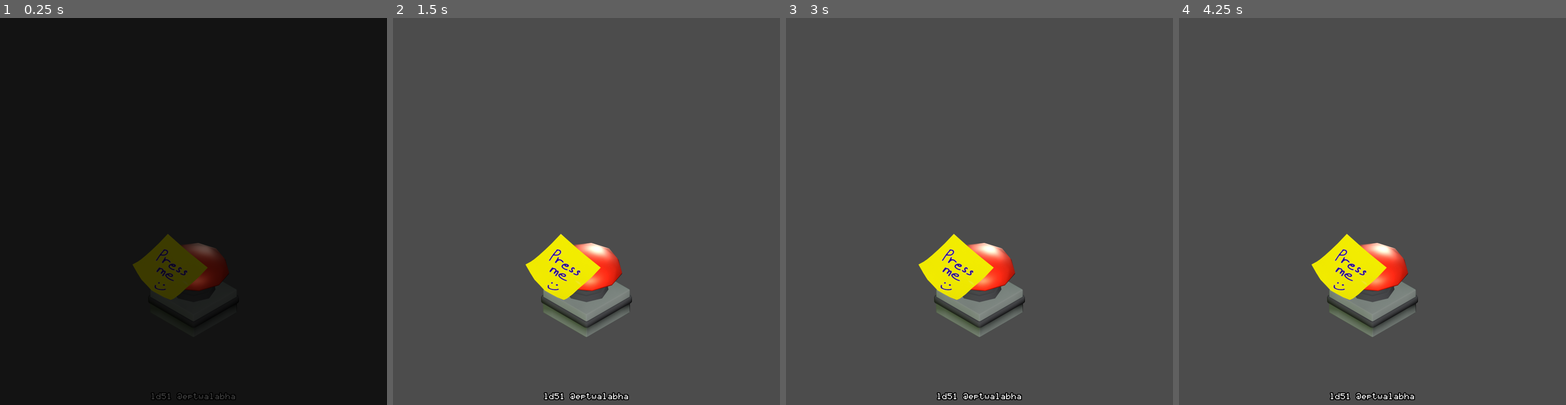
Above: before the commit, frames 1-4 (left to right).
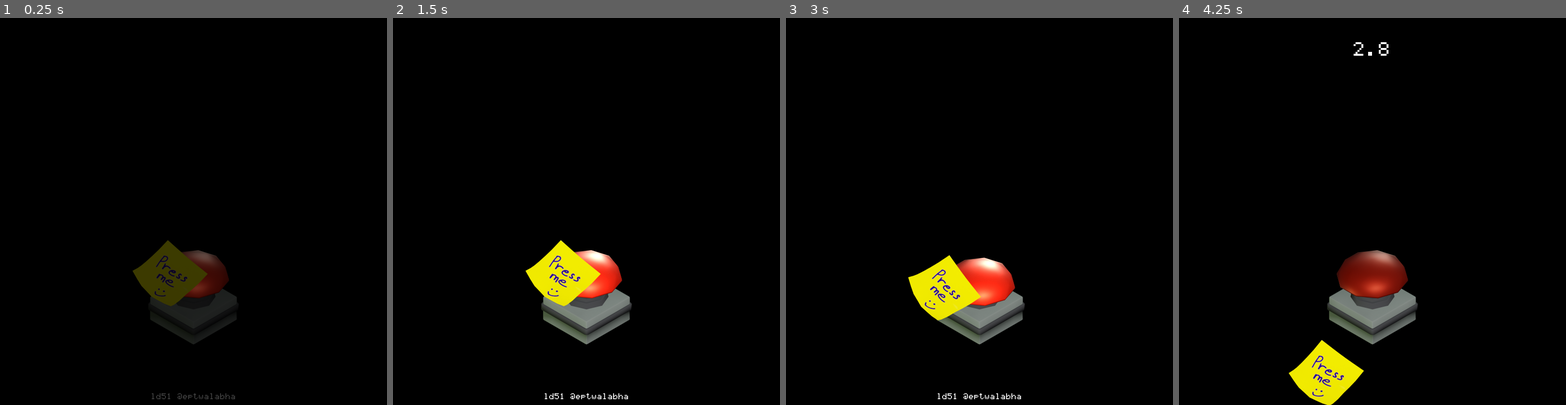
Above: after the commit, the same moments.

Repository: Eptwalabha/ld51
Game: Godot game, scene res://scenes/Game.tscn
Two runs of this game, one before a commit and one after it. Both use one fixed random seed, a clock stepped at 60 frames per second and the inputs below.
Inputs (mouse positions are in pixels of both pictures, inside the frame that each line leads up to):
- Up to frame 1 (0.25 s): no input
- Up to frame 2 (1.5 s): drag from (586, 300) to (625, 126) at 0.52 s; tap Enter at 1.25 s; drag from (586, 300) to (567, 288) at 1.27 s
- Up to frame 3 (3 s): tap Space at 2 s; move the mouse to (1018, 126) at 2.02 s; press the mouse at (1018, 126) at 2.03 s; release the mouse at (1018, 126) at 2.75 s; tap Enter at 2.75 s; drag from (960, 288) to (863, 153) at 2.77 s
- Up to frame 4 (4.25 s): move the mouse to (1488, 269) at 3.52 s; press the mouse at (1488, 269) at 3.53 s

The runs differ from the first frame. In frame 1, 1.5% of the frame differs, in the area x 34-62%, y 55-80%; in frame 2, 98%; in frame 3, 98%; in frame 4, 99%, in the area x 0-100%, y 0-100%.

Commit message:
power + levels wip

Diff:
--- a/project.godot
+++ b/project.godot
@@ -20,6 +20,11 @@
 "path": "res://scenes/ui/Fade.gd"
 }, {
 "base": "Node2D",
+"class": "PowerArea",
+"language": "GDScript",
+"path": "res://scenes/item/bg/PowerArea.gd"
+}, {
+"base": "Node2D",
 "class": "StickyNote",
 "language": "GDScript",
 "path": "res://scenes/item/sticky/StickyNote.gd"
@@ -27,6 +32,7 @@
 _global_script_class_icons={
 "Buzzer": "",
 "Fade": "",
+"PowerArea": "",
 "StickyNote": ""
 }
 
@@ -35,6 +41,10 @@
 config/name="ld51b"
 run/main_scene="res://scenes/Game.tscn"
 config/icon="res://icon.png"
+
+[autoload]
+
+Dialogs="*res://script/dialogs.gd"
 
 [display]
 
--- a/scenes/Game.gd
+++ b/scenes/Game.gd
@@ -10,6 +10,7 @@
 var game_started: bool = false
 var game_over: bool = false
 var press_count: int = 0
+var level_end: bool = true
 
 onready var count_down : Label = $"%CountDown"
 onready var dialog : RichTextLabel = $"%Dialog"
@@ -17,9 +18,25 @@
 onready var sticky : StickyNote = $"%Sticky"
 onready var fade : Fade = $"%Fade"
 onready var eptwalabha : Label = $"%Eptwalabha"
+onready var powerArea : PowerArea = $BG/PowerArea
 
 export(float) var duration : float = 10.0
 export(float) var extra_time : float = 1.0
+
+enum LEVEL {
+	NOTHING,
+	INTRO,
+	NEED_POWER,
+	NO_CAP,
+	INTRO2,
+	MOVE1,
+	MOVE2,
+	NO_COUNTER,
+	DONT_TURN_LIGHT,
+	MOVE_RANDOM,
+	LIGHT_TOO_SOON,
+	IN_THE_DARK,
+}
 
 func _ready() -> void:
 	count_down.hide()
@@ -27,11 +44,11 @@
 	fade.fade_in()
 
 func _process(delta: float) -> void:
-	if !game_started or game_over:
+	if !game_started or game_over or level_end:
 		return
 
 	if remaining <= 0:
-		buzzer.turn_light()
+		turn_on_buzzer_light()
 		if abs(remaining) > extra_time :
 			remaining = extra_time
 			buzzer.turn_light(false)
@@ -49,29 +66,55 @@
 
 func _on_Buzzer_pressed() -> void:
 	press_count += 1
+	level_end = true
 	if !game_started:
+		sticky.fall()
 		buzzer.play_sound(true)
-		start_game()
 	else:
 		if remaining <= 0 and (abs(remaining) <= extra_time):
 			buzzer.play_sound(true)
-			next_level()
 		else:
 			buzzer.play_sound(false)
 			game_over()
 
 func start_game() -> void:
 	eptwalabha.visible = false
+	game_started = true
 	next_level()
 
+func turn_on_buzzer_light() -> void:
+	match press_count:
+		LEVEL.DONT_TURN_LIGHT:
+			pass
+		_:
+			buzzer.turn_light()
+
+func move_buzzer_at_random() -> void:
+	buzzer.global_position = Vector2(100, 200) + Vector2(600, 400) * randf()
+
 func next_level() -> void:
-	if press_count == 1:
-		sticky.fall()
-	game_started = true
 	buzzer.reset()
+	var new_buzzer_position: = Vector2(400, 600)
 	buzzer.turn_light(false)
+	count_down.visible = true
+	powerArea.visible = false
+	match press_count:
+		LEVEL.IN_THE_DARK:
+			buzzer.in_the_dark()
+		LEVEL.LIGHT_TOO_SOON:
+			$Timer.start(2.0)
+		LEVEL.NEED_POWER:
+			powerArea.visible = true
+			buzzer.draggable = true
+			buzzer.powered = false
+		LEVEL.NO_COUNTER:
+			count_down.visible = false
+		LEVEL.NO_CAP:
+			buzzer.with_cap = false
+			buzzer.update_buzzer_state()
+	buzzer.global_position = new_buzzer_position
+	level_end = false
 	remaining = duration
-	count_down.visible = true
 
 func game_over() -> void:
 	game_over = true
@@ -83,9 +126,32 @@
 func _on_Fade_finished(_fade_in: bool) -> void:
 	pass
 
-
 func _on_Buzzer_drag_stopped() -> void:
-	print("poc!")
+	pass
 
 func _on_Buzzer_drag_started() -> void:
 	pass
+
+func _on_PowerArea_entered() -> void:
+	buzzer.powered = true
+
+func _on_PowerArea_exited() -> void:
+	buzzer.powered = false
+
+func _on_Timer_timeout() -> void:
+	match press_count:
+		LEVEL.LIGHT_TOO_SOON:
+			buzzer.turn_light(true)
+
+func _on_Buzzer_hidden_in_the_dark() -> void:
+	match press_count:
+		LEVEL.IN_THE_DARK:
+			move_buzzer_at_random()
+
+func _on_Buzzer_press_finished() -> void:
+	if game_over:
+		return
+	if press_count == LEVEL.INTRO:
+		start_game()
+	else:
+		next_level()
--- a/scenes/Game.tscn
+++ b/scenes/Game.tscn
@@ -1,6 +1,7 @@
-[gd_scene load_steps=11 format=2]
+[gd_scene load_steps=12 format=2]
 
 [ext_resource path="res://scenes/Game.gd" type="Script" id=1]
+[ext_resource path="res://scenes/item/bg/PowerArea.tscn" type="PackedScene" id=2]
 [ext_resource path="res://assets/sound/booing-crowd.mp3" type="AudioStream" id=3]
 [ext_resource path="res://assets/sound/loosing.mp3" type="AudioStream" id=4]
 [ext_resource path="res://scenes/ui/Fade.tscn" type="PackedScene" id=5]
@@ -84,18 +85,32 @@
 script = ExtResource( 1 )
 duration = 3.0
 
+[node name="ColorRect" type="ColorRect" parent="."]
+margin_left = -38.0
+margin_top = -44.0
+margin_right = 852.0
+margin_bottom = 846.0
+mouse_filter = 2
+color = Color( 0, 0, 0, 1 )
+
+[node name="BG" type="Node2D" parent="."]
+
+[node name="PowerArea" parent="BG" instance=ExtResource( 2 )]
+visible = false
+position = Vector2( 624, 242 )
+
 [node name="Camera2D" type="Camera2D" parent="."]
 anchor_mode = 0
 current = true
 
 [node name="Buzzer" parent="." instance=ExtResource( 8 )]
 unique_name_in_owner = true
-position = Vector2( 400, 585 )
+position = Vector2( 400, 600 )
 scale = Vector2( 0.5, 0.5 )
 
 [node name="Sticky" parent="." instance=ExtResource( 6 )]
 unique_name_in_owner = true
-position = Vector2( 350, 517 )
+position = Vector2( 350, 530 )
 
 [node name="CanvasLayer" type="CanvasLayer" parent="."]
 
@@ -201,8 +216,14 @@
 rotation = 1.57079
 shape = SubResource( 3 )
 
+[node name="Timer" type="Timer" parent="."]
+
+[connection signal="entered" from="BG/PowerArea" to="." method="_on_PowerArea_entered"]
 [connection signal="drag_started" from="Buzzer" to="." method="_on_Buzzer_drag_started"]
 [connection signal="drag_stopped" from="Buzzer" to="." method="_on_Buzzer_drag_stopped"]
+[connection signal="hidden_in_the_dark" from="Buzzer" to="." method="_on_Buzzer_hidden_in_the_dark"]
+[connection signal="press_finished" from="Buzzer" to="." method="_on_Buzzer_press_finished"]
 [connection signal="pressed" from="Buzzer" to="." method="_on_Buzzer_pressed"]
 [connection signal="finished" from="CanvasLayer/Control/Fade" to="." method="_on_Fade_finished"]
 [connection signal="animation_finished" from="AnimationPlayer" to="." method="_on_AnimationPlayer_animation_finished"]
+[connection signal="timeout" from="Timer" to="." method="_on_Timer_timeout"]
--- /dev/null
+++ b/scenes/item/bg/PowerArea.gd
@@ -0,0 +1,15 @@
+class_name PowerArea
+extends Node2D
+
+signal entered
+signal exited
+
+func _on_Area2D_area_entered(_area: Area2D) -> void:
+	if !visible:
+		return
+	emit_signal("entered")
+
+func _on_Area2D_area_exited(_area: Area2D) -> void:
+	if !visible:
+		return
+	emit_signal("exited")
--- /dev/null
+++ b/scenes/item/bg/PowerArea.tscn
@@ -0,0 +1,30 @@
+[gd_scene load_steps=3 format=2]
+
+[ext_resource path="res://scenes/item/bg/PowerArea.gd" type="Script" id=1]
+
+[sub_resource type="RectangleShape2D" id=1]
+extents = Vector2( 128, 128 )
+
+[node name="PowerArea" type="Node2D"]
+script = ExtResource( 1 )
+
+[node name="Area2D" type="Area2D" parent="."]
+
+[node name="CollisionShape2D" type="CollisionShape2D" parent="Area2D"]
+shape = SubResource( 1 )
+
+[node name="Polygon2D" type="Polygon2D" parent="."]
+color = Color( 0.254902, 0.509804, 1, 0.196078 )
+polygon = PoolVector2Array( -128, -128, 128, -128, 128, 128, -128, 128 )
+
+[node name="Corner" type="Position2D" parent="."]
+position = Vector2( 128, -128 )
+
+[node name="Lightning" type="Polygon2D" parent="Corner"]
+position = Vector2( -26, 33 )
+rotation = 0.698931
+color = Color( 0.928106, 0.980469, 0.0229797, 1 )
+offset = Vector2( -200, 64 )
+polygon = PoolVector2Array( 206.336, -79.7752, 205.701, -47.8911, 214.888, -55.6119, 210.58, -14.1095, 206.377, -39.3154, 199.61, -34.9337, 194.763, -60.9051, 190.048, -55.6358, 183.671, -80.3204 )
+
+[connection signal="area_entered" from="Area2D" to="." method="_on_Area2D_area_entered"]
--- a/scenes/item/buzzer/Buzzer.gd
+++ b/scenes/item/buzzer/Buzzer.gd
@@ -2,8 +2,10 @@
 extends Node2D
 
 signal pressed
+signal press_finished
 signal drag_started
 signal drag_stopped
+signal hidden_in_the_dark
 
 onready var light : Sprite = $"%Light"
 onready var tween : Tween = $Tween
@@ -27,6 +29,10 @@
 func reset() -> void:
 	with_cap = true
 	with_stick = true
+	draggable = false
+	dragging = false
+	update_buzzer_state()
+	$Buzzer/Pivot.modulate = Color.white
 	_turn_light(light_is_on, true)
 
 func play_sound(good: bool) -> void:
@@ -34,6 +40,12 @@
 		$Good.play()
 	else:
 		$Error.play()
+
+func in_the_dark() -> void:
+	tween.interpolate_property($Buzzer/Pivot, 'modulate', $Buzzer/Pivot.modulate, Color.black, 1.0)
+	tween.start()
+	yield(get_tree().create_timer(1.5), "timeout")
+	emit_signal("hidden_in_the_dark")
 
 func turn_light(on: bool = true, instant = false) -> void:
 	if !powered or on == light_is_on:
@@ -52,12 +64,12 @@
 
 func _physics_process(delta: float) -> void:
 	if draggable and dragging:
-		global_position = lerp(global_position, get_global_mouse_position() + delta_drag, 10 * delta)
+		global_position = lerp(global_position, get_global_mouse_position() + delta_drag, 20 * delta)
 
 func update_buzzer_state() -> void:
 	cap.visible = with_cap
 	stick.visible = !with_cap and with_stick
-
+	light.visible = with_cap
 	$Buzzer/Click/Cap.disabled = !with_cap
 	$Buzzer/Click/Stick.disabled = with_cap or !with_stick
 
@@ -77,6 +89,7 @@
 func _on_AnimationPlayer_animation_finished(anim_name: String) -> void:
 	if anim_name == 'press':
 		pressing = false
+		emit_signal('press_finished')
 
 func _on_Base_input_event(viewport: Node, event: InputEvent, shape_idx: int) -> void:
 	if !draggable:
--- a/scenes/item/buzzer/Buzzer.tscn
+++ b/scenes/item/buzzer/Buzzer.tscn
@@ -95,7 +95,6 @@
 texture = ExtResource( 4 )
 
 [node name="Button-stick" type="Sprite" parent="Buzzer/Pivot/Button-base"]
-visible = false
 position = Vector2( 0, -80 )
 texture = ExtResource( 3 )
 
@@ -106,14 +105,17 @@
 }
 
 [node name="Button-cap" type="Sprite" parent="Buzzer/Pivot/Button-base"]
-visible = false
 position = Vector2( 0, -140 )
 texture = ExtResource( 1 )
 
-[node name="Light" type="Sprite" parent="Buzzer/Pivot/Button-base/Button-cap"]
+[node name="RemoteTransform2D" type="RemoteTransform2D" parent="Buzzer/Pivot/Button-base/Button-cap"]
+remote_path = NodePath("../../../../Light")
+
+[node name="Light" type="Sprite" parent="Buzzer"]
 unique_name_in_owner = true
 modulate = Color( 1, 1, 1, 0 )
 material = SubResource( 1 )
+position = Vector2( 0, -140 )
 texture = ExtResource( 1 )
 
 [node name="AnimationPlayer" type="AnimationPlayer" parent="."]
--- /dev/null
+++ b/script/levels.gd
@@ -0,0 +1 @@
+extends Node
